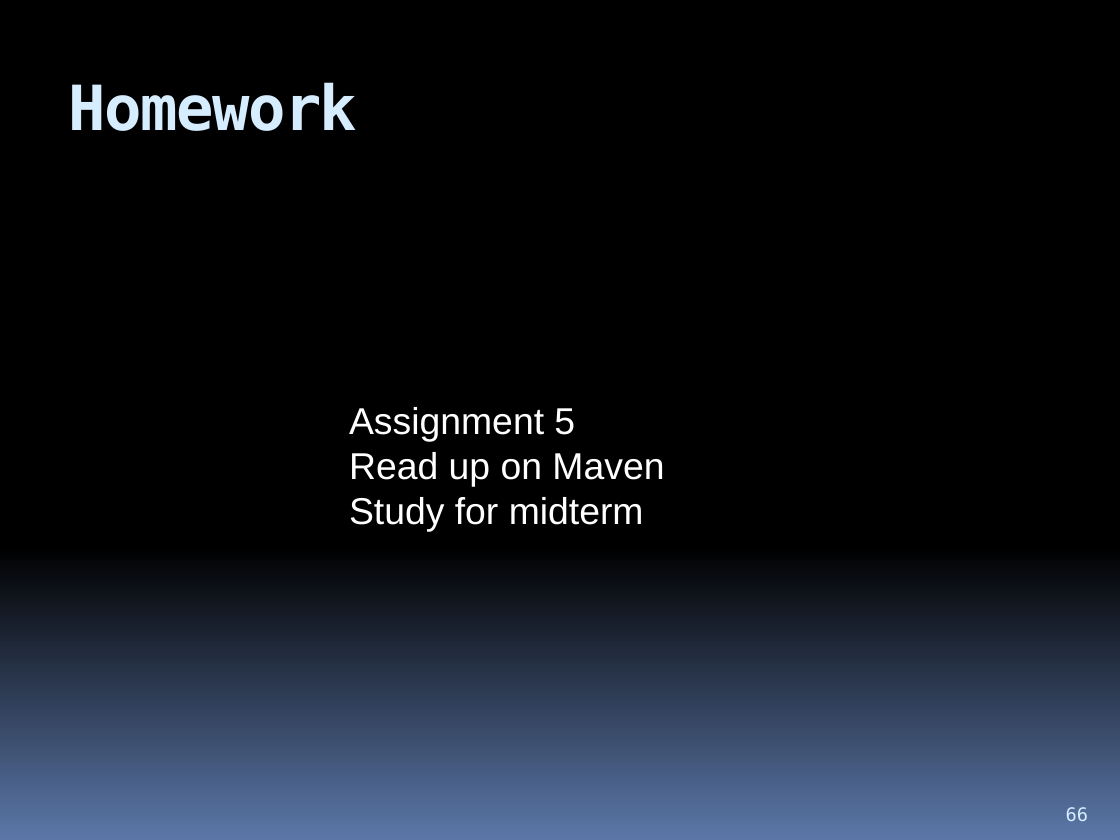
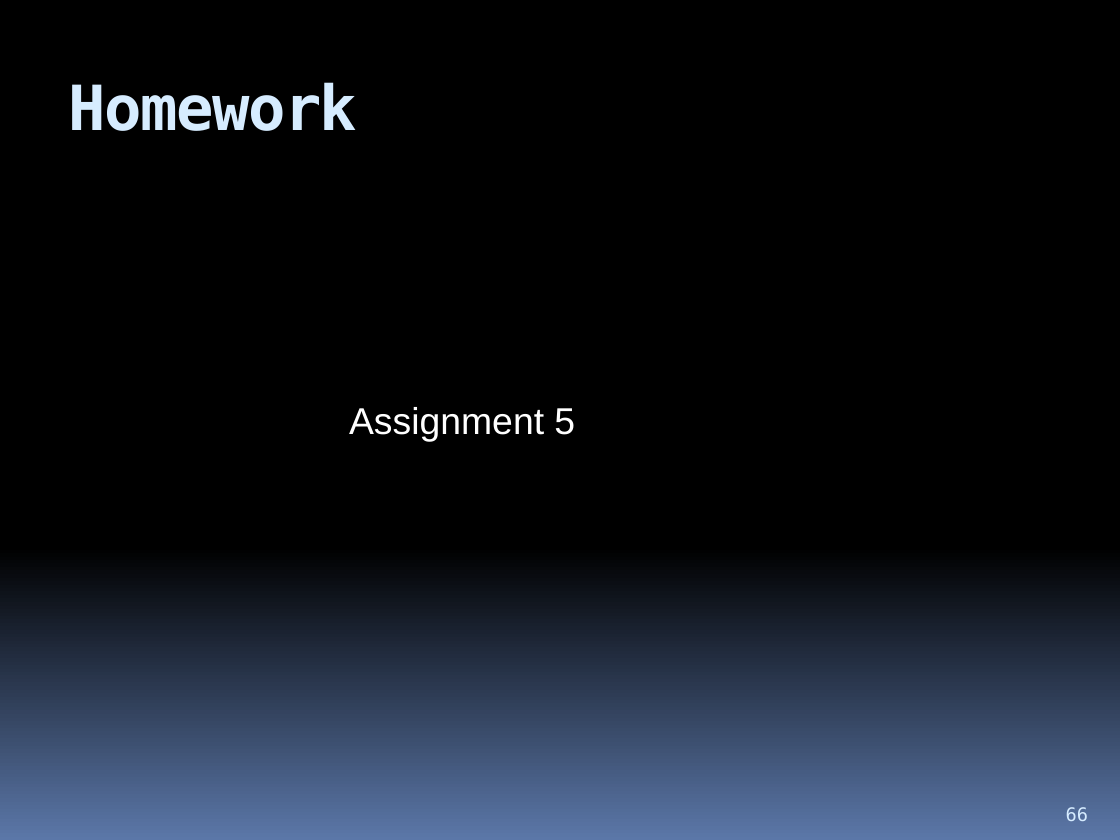
Before and after one commit to hchan/comp2613, a slide deck: slide 66 of coursePresentation.pptx. Drawn at 1120x840 pixels with LibreOffice and Linux fonts; fonts in the diff are those of the drawing. Boxes give left, top, right and bottom in pixels: in the first picture for what was removed or moved away, otherwise in the second. Text is boxed around its words. In the diff, an @@ line names an element or a change of style, - is before the commit and + after.

```diff
--- a/coursePresentation.pptx
+++ b/coursePresentation.pptx
@@ text at (x1=349, y1=452, x2=664, y2=531): paragraphs removed @@
-Read up on Maven
-Study for midterm
```
Also in this commit, not shown: 4 other slides changed, 3 slides added.
